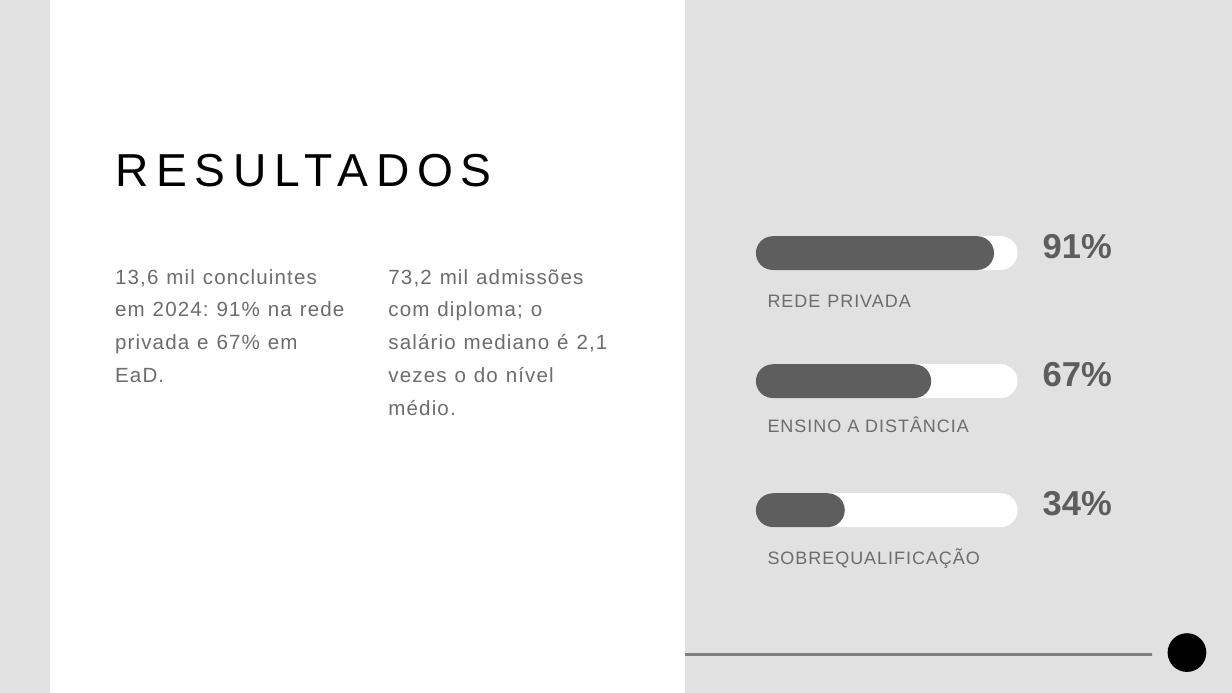
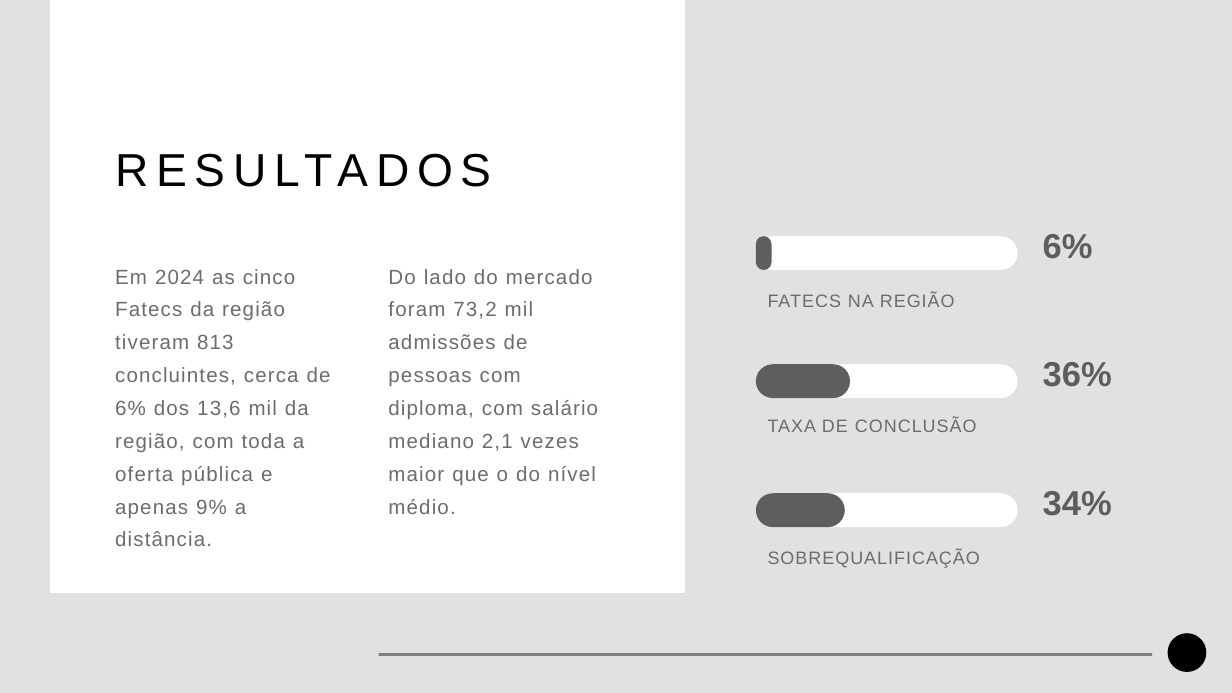
Before and after one commit to guilherme-ndo/projetointegrador-ii, a slide deck: slide 10 of docs/apresentacao_pi2.pptx. Drawn at 1232x693 pixels with LibreOffice and Linux fonts; fonts in the diff are those of the drawing; background and template pictures are left out. Boxes give left, top, right and bottom in pixels: in the first picture for what was removed or moved away, otherwise in the second. Text is boxed around its words. In the diff, an @@ line names an element or a change of style, - is before the commit and + after.

```diff
--- a/docs/apresentacao_pi2.pptx
+++ b/docs/apresentacao_pi2.pptx
@@ freeform shape: place and size @@
-freeform shape at [50, 0, 684, 693]
+freeform shape at [50, 0, 684, 593]
@@ rounded rectangle: place and size @@
-rounded rectangle at [756, 236, 994, 270]
+rounded rectangle at [756, 236, 772, 270]
@@ text at [1043, 234, 1093, 259]: text changed @@
-91%
+6%
@@ text at [115, 269, 331, 546]: text changed @@
-13,6 mil concluintes em 2024: 91% na rede privada e 67% em EaD.
+Em 2024 as cinco Fatecs da região tiveram 813 concluintes, cerca de 6% dos 13,6 mil da região, com toda a oferta pública e apenas 9% a distância.
@@ text at [388, 269, 598, 514]: text changed @@
-73,2 mil admissões com diploma; o salário mediano é 2,1 vezes o do nível médio.
+Do lado do mercado foram 73,2 mil admissões de pessoas com diploma, com salário mediano 2,1 vezes maior que o do nível médio.
@@ text at [768, 293, 955, 307]: text changed @@
-REDE PRIVADA
+FATECS NA REGIÃO
@@ rounded rectangle: place and size @@
-rounded rectangle at [756, 364, 931, 398]
+rounded rectangle at [756, 364, 850, 398]
@@ text at [1043, 362, 1112, 387]: text changed @@
-67%
+36%
@@ text at [768, 418, 977, 432]: text changed @@
-ENSINO A DISTÂNCIA
+TAXA DE CONCLUSÃO
```
Also in this commit, not shown: 14 other slides changed, 7 slides added, 3 slides removed.
